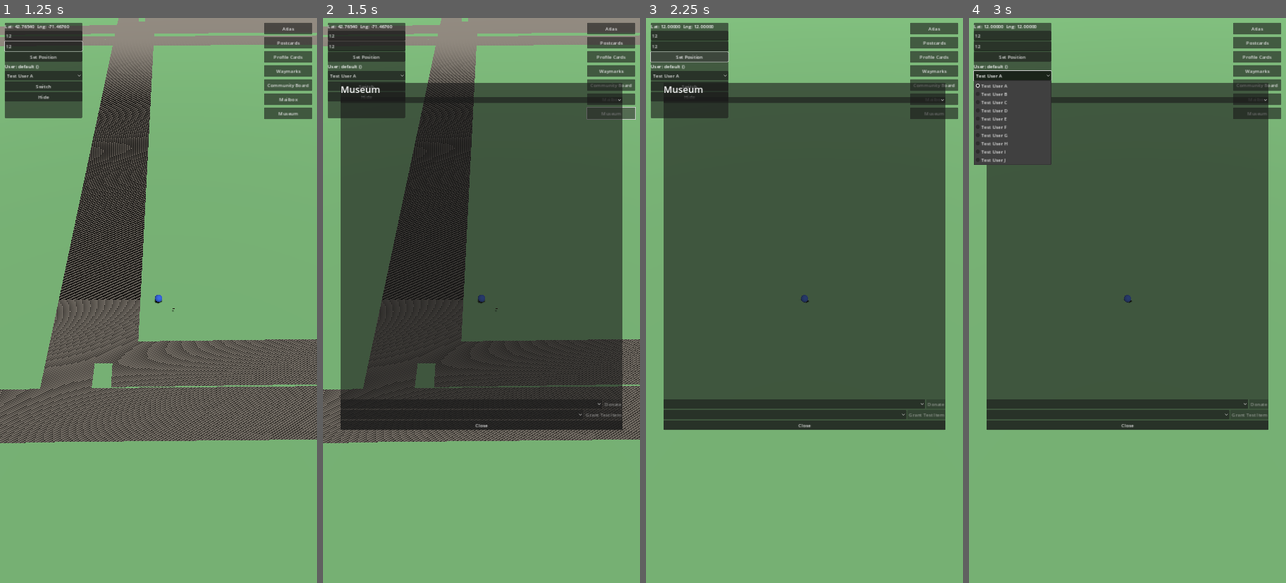
Above: before the commit, frames 1-4 (left to right).
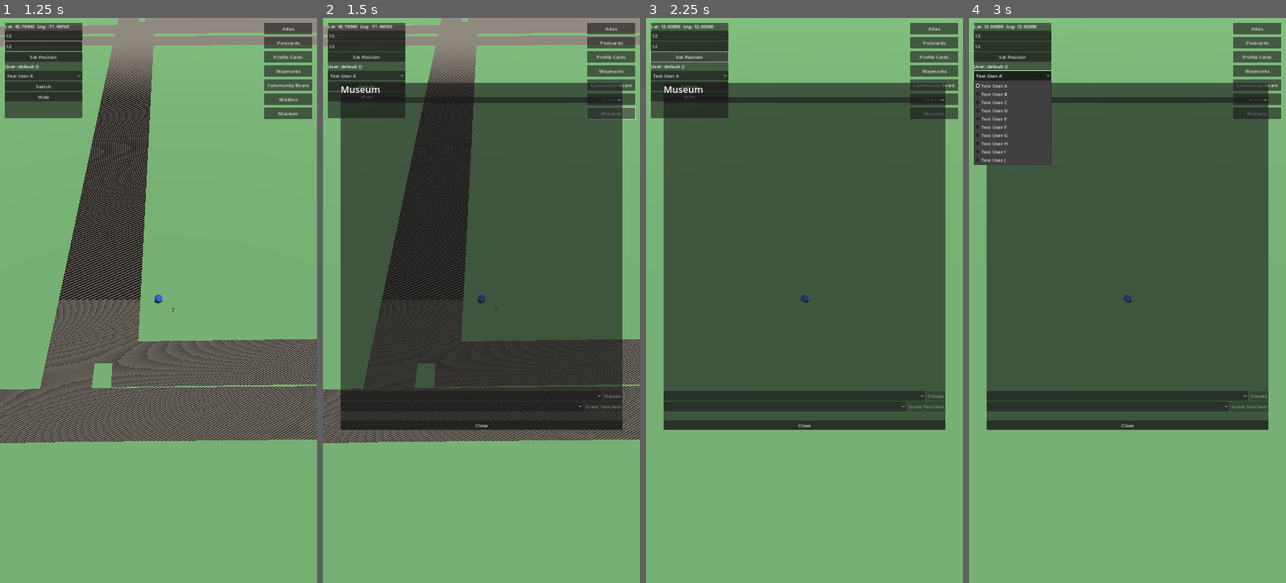
Above: after the commit, the same moments.

Repository: Dominic339/Shared-Skies
Game: Godot game, scene res://scenes/Main.tscn
The game is run twice, just before and just after one commit, with the same random seed, the same clock (stepped at 60 frames per second) and the same inputs.
Inputs (mouse positions are in pixels of both pictures, inside the frame that each line leads up to):
- Up to frame 1 (1.25 s): click (44, 34) at 0.52 s; type "12" at 0.6 s; click (44, 46) at 0.75 s; type "12" at 0.83 s
- Up to frame 2 (1.5 s): click "Museum" at 1.25 s
- Up to frame 3 (2.25 s): click "Set Position" at 2 s
- Up to frame 4 (3 s): click "Test User A" at 2.75 s

Frame 1 is identical in both runs. In frame 2, 0.4% of the frame differs, in the area x 5-95%, y 66-71%; in frame 3, 2.7%, in the area x 5-94%, y 66-71%; in frame 4, 2.7%.

Commit message:
Add permanent item-discovery backbone; distinguish expected rejections from real errors
item_discoveries is a permanent per-(wayfinder, item definition) record
independent of any individual item_instance's fate (donated, consumed,
gifted onward) -- same reasoning as postcards.original_collector_id.
first_obtained_at/discovery_source_type freeze at the very first
acquisition by any means; first_personal_discovery_at/source_landmark_id/
source_community_id freeze separately, the first time (if ever) that's a
real in-person Landmark discovery, which can happen later without
overwriting the original acquisition record. record_item_discovery() is
the shared upsert every future acquisition path (a real Landmark drop
system, event/museum rewards, gifts, purchases) will call -- wired into
dev_grant_item() now (marked source_type='admin'), plus a backfill for
the test items already granted before this existed. Not built into any
UI yet -- the full searchable Atlas book stays deferred, but the history
itself can no longer be lost.

Also: _request() now distinguishes P0001 (Postgres' SQLSTATE for a plain
"raise exception" inside our own plpgsql functions -- a deliberate,
friendly rejection like "already claimed" or "already donated") from
every other failure class, which still push_errors as before. Expected
rejections now just print via last_error_message, so a real crash
doesn't get lost in the noise -- and callers can show that message
in-panel instead of a generic failure. Museum's donate/dev-grant actions
now do exactly that via a new status label, replacing the raw console
error for an already-donated rejection.

Co-Authored-By: Claude Sonnet 5 <noreply@anthropic.com>
Claude-Session: https://claude.ai/code/session_01AHmiCVGuG2bKpEKrF4VL2r

Diff:
--- a/client/scenes/Main.tscn
+++ b/client/scenes/Main.tscn
@@ -476,5 +476,8 @@
 [node name="DevGrantButton" type="Button" parent="MuseumUI/Panel/VBoxContainer/DevControls"]
 text = "Grant Test Item"
 
+[node name="StatusLabel" type="Label" parent="MuseumUI/Panel/VBoxContainer"]
+text = ""
+
 [node name="CloseButton" type="Button" parent="MuseumUI/Panel/VBoxContainer"]
 text = "Close"
--- a/client/scripts/autoload/supabase_client.gd
+++ b/client/scripts/autoload/supabase_client.gd
@@ -28,6 +28,13 @@
 # session data -- needed to test player-to-player features like profile
 # card placement/collection, which require two separate identities.
 var current_test_label: String = "default"
+# Set right before any failed request returns its empty-Dictionary
+# convention -- callers that want to react to a SPECIFIC expected
+# rejection (e.g. "this Community has already received this item") can
+# check this immediately after the call, rather than only getting a
+# blanket failure with no detail.
+var last_error_code: String = ""
+var last_error_message: String = ""
 
 
 func _ready() -> void:
@@ -155,9 +162,22 @@
 	var parsed: Variant = JSON.parse_string(body_bytes.get_string_from_utf8())
 
 	if response_code >= 400 or parsed == null:
-		push_error("Supabase request failed (%d) at %s: %s" % [
-			response_code, url, body_bytes.get_string_from_utf8()
-		])
+		var error_body: Dictionary = parsed if parsed is Dictionary else {}
+		last_error_code = error_body.get("code", "")
+		last_error_message = error_body.get("message", "")
+		# P0001 is Postgres' default SQLSTATE for a plain "raise exception"
+		# inside one of our own plpgsql functions -- a deliberate, friendly
+		# rejection (wrong owner, already claimed, insufficient balance,
+		# already donated, etc.), not a bug. Everything else (syntax
+		# errors, column-count mismatches, network failures) still needs
+		# to shout via push_error, or a real crash gets lost in the noise
+		# of expected rejections.
+		if last_error_code == "P0001":
+			print("Rejected: %s" % last_error_message)
+		else:
+			push_error("Supabase request failed (%d) at %s: %s" % [
+				response_code, url, body_bytes.get_string_from_utf8()
+			])
 		return {}
 
 	return parsed
--- a/client/scripts/museum_ui.gd
+++ b/client/scripts/museum_ui.gd
@@ -17,6 +17,7 @@
 @onready var donate_button: Button = $Panel/VBoxContainer/DonateControls/DonateButton
 @onready var dev_item_option: OptionButton = $Panel/VBoxContainer/DevControls/DevItemOption
 @onready var dev_grant_button: Button = $Panel/VBoxContainer/DevControls/DevGrantButton
+@onready var status_label: Label = $Panel/VBoxContainer/StatusLabel
 @onready var close_button: Button = $Panel/VBoxContainer/CloseButton
 
 var _community_ids: Array = []
@@ -33,6 +34,7 @@
 
 
 func show_museum() -> void:
+	status_label.text = ""
 	show()
 	await _load_communities()
 	await _load_donatable_items()
@@ -103,8 +105,14 @@
 		"p_community_id": community_id,
 	})
 	if result is Dictionary and result.is_empty():
-		print("Failed to donate item %s" % item_instance_id)
+		# A rejection like "this Community has already received a
+		# donation of this item" is an expected rule, not a crash --
+		# shown in-panel via SupabaseClient.last_error_message instead of
+		# just a console print, same distinction _request() now makes
+		# via last_error_code before deciding whether to push_error at all.
+		status_label.text = SupabaseClient.last_error_message
 	else:
+		status_label.text = ""
 		await _load_donatable_items()
 		await _load_progress(community_id)
 
@@ -134,8 +142,9 @@
 		"p_item_definition_id": item_definition_id,
 	})
 	if result is Dictionary and result.is_empty():
-		print("Dev item grant failed -- account not allowlisted?")
+		status_label.text = SupabaseClient.last_error_message
 	else:
+		status_label.text = ""
 		await _load_donatable_items()
 
 
Not shown, added: supabase/migrations/20260734000000_item_discoveries.sql
